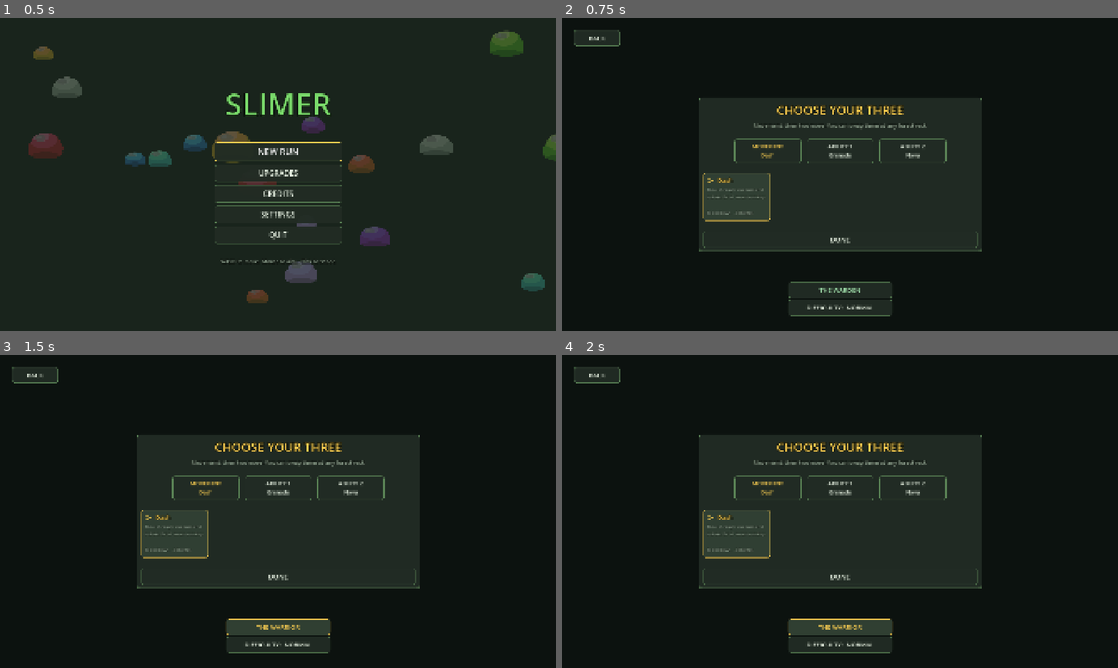
Above: before the commit, frames 1-4 (two rows, left to right).
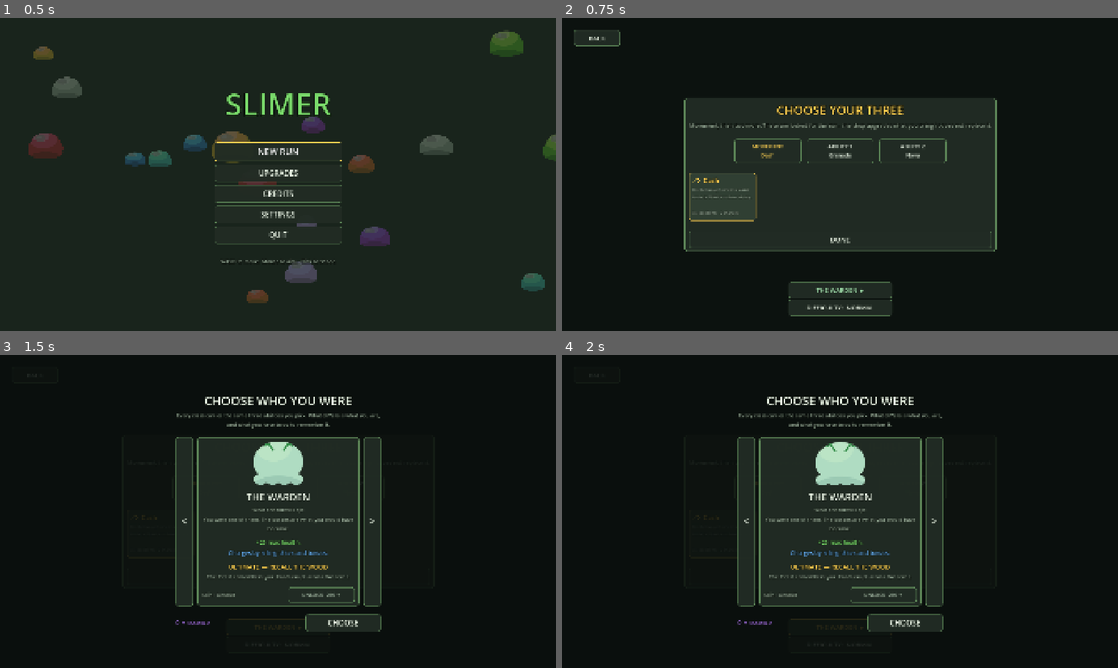
Above: after the commit, the same moments.

Repository: Kooktyplays/slimer
Game: Godot game, scene res://main.tscn
Same seed, same stepped clock (60 frames per second), same inputs: the game is played once before the commit and once after it.
Inputs (mouse positions are in pixels of both pictures, inside the frame that each line leads up to):
- Up to frame 1 (0.5 s): no input
- Up to frame 2 (0.75 s): click "NEW RUN" at 0.5 s
- Up to frame 3 (1.5 s): click (278, 627) at 1.25 s, where only the run after the commit has a clickable "THE WARDEN ▸"
- Up to frame 4 (2 s): no input

Frame 1 is identical in both runs. In frame 2, 1.7% of the frame differs, in the area x 21-79%, y 25-88%; in frame 3, 9.3%, in the area x 2-76%, y 3-96%; in frame 4, 9.3%.

Commit message:
Add a class select screen and unlockable skins
Choosing a character was a button whose label changed when you pressed it,
which was always a placeholder. Five characters with distinct passives, charge
conditions and ultimates cannot be compared that way, and the class is the
biggest decision in a run. It gets a screen: the sprite at size with its idle
bob, the name and title, the passive, what charges the ultimate and what the
ultimate does, with the card sliding in on every change rather than only on
open - switching is when you are comparing, so that is the moment worth
punctuating.

Skins are two cosmetic variants per class, bought with Essence. They exist
because the meta economy runs out of things to sell: once the abilities and
passives are unlocked there is nothing left to want, and cosmetics extend that
without adding power. They cost almost nothing to make here because the art is
generated, so a skin is a tint and a re-drawn mark rather than a drawing - the
mark itself is now a shared helper, so a skin cannot drift into being a
different character.

The loadout screen also stopped claiming you can swap abilities at a forest
rest, which has not been true since the previous commit.

Two testing gaps closed, both found the hard way. check.sh now loads the test
harness with a hand-rolled timeout, because macOS has no `timeout` - and it
caught a duplicate _process the first time it ran. But check.sh only loads the
tests entry point, so a parse error in the visual pass or the perf test was
still invisible; the suite now compiles all four harness scripts itself. That
needed ResourceLoader with CACHE_MODE_IGNORE and a method-count check, because
load() cheerfully returns a non-null GDScript for a script that failed to
compile - a null check there proves nothing, and the first version of this
guard could not fail.

The class screen is verified by opening it through the loadout screen's own
button in the visual pass, not by parenting a panel somewhere convenient. A
screen that only renders when the test hangs it off the right node is not a
screen a player can reach - which is exactly what the first attempt did, and
the screenshot showed the loadout screen underneath it.

3746 assertions, 22-wave Dash-free sim, perf p95 6.94 ms.

Co-Authored-By: Claude Opus 5 <noreply@anthropic.com>

Diff:
--- a/game/actors/player.gd
+++ b/game/actors/player.gd
@@ -91,7 +91,8 @@
 	# Who you were before you died. Falls back to the scene's own texture if
 	# there is no run, so the player still draws in the editor and in tests.
 	if Game.run != null:
-		var path := ClassesDB.sprite_path(Game.run.class_id)
+		var path := ClassesDB.sprite_path(Game.run.class_id,
+			Save.skin_of(Game.run.class_id))
 		if ResourceLoader.exists(path):
 			_body.texture = load(path)
 	_shadow.modulate = Color(0, 0, 0, 0.28)
--- a/game/autoload/save_data.gd
+++ b/game/autoload/save_data.gd
@@ -40,6 +40,10 @@
 ## Last character picked. Sanitised on load, so a save from before classes
 ## existed comes back as the default rather than an empty string.
 var character: String = "warden"
+## Cosmetic skins bought with Essence: "class:skin" ids.
+var skins_unlocked: Array[String] = []
+## Which skin each class is wearing. Absent means the default.
+var skin_for_class: Dictionary = {}
 var seen_hints: Array[String] = []
 var stats := {
 	"runs": 0,
@@ -102,6 +106,8 @@
 		"loadout": loadout,
 		"character": character,
 		"refunded_removed_ability": refunded_removed_ability,
+		"skins_unlocked": skins_unlocked,
+		"skin_for_class": skin_for_class,
 		"seen_hints": seen_hints,
 		"stats": stats,
 		"settings": settings,
@@ -113,6 +119,14 @@
 func from_dict(d: Dictionary) -> void:
 	essence = int(d.get("essence", 0))
 	character = ClassesDB.sanitise(String(d.get("character", "")))
+	skins_unlocked = _to_string_array(d.get("skins_unlocked", []))
+	# Sanitised per class, so a save naming a skin that was renamed or removed
+	# comes back wearing the default rather than a texture that cannot load.
+	skin_for_class = {}
+	var raw_skins: Dictionary = d.get("skin_for_class", {})
+	for cls: String in raw_skins:
+		if ClassesDB.is_valid(cls):
+			skin_for_class[cls] = ClassesDB.sanitise_skin(cls, str(raw_skins[cls]))
 
 	unlocks = _to_string_array(d.get("unlocks", []))
 
@@ -158,6 +172,38 @@
 		if d.get("settings", {}).has(k):
 			var v: Variant = d["settings"][k]
 			settings[k] = bool(v) if settings[k] is bool else float(v)
+
+
+## The skin a class is wearing, or the default.
+func skin_of(class_id: String) -> String:
+	return ClassesDB.sanitise_skin(class_id,
+		str(skin_for_class.get(class_id, ClassesDB.SKIN_DEFAULT)))
+
+
+static func skin_key(class_id: String, skin: String) -> String:
+	return "%s:%s" % [class_id, skin]
+
+
+func has_skin(class_id: String, skin: String) -> bool:
+	return skin == ClassesDB.SKIN_DEFAULT \
+		or skins_unlocked.has(skin_key(class_id, skin))
+
+
+## Buy a skin. Returns false if it is already owned or unaffordable, so the
+## caller cannot spend twice for the same thing.
+func buy_skin(class_id: String, skin: String) -> bool:
+	if has_skin(class_id, skin):
+		return false
+	var def: Dictionary = ClassesDB.skins_for(class_id).get(skin, {})
+	if def.is_empty():
+		return false
+	var cost := int(def["cost"])
+	if essence < cost:
+		return false
+	essence -= cost
+	skins_unlocked.append(skin_key(class_id, skin))
+	save_game()
+	return true
 
 
 func load_game() -> bool:
--- a/game/data/classes_db.gd
+++ b/game/data/classes_db.gd
@@ -144,5 +144,69 @@
 	return String(get_def(id)["ultimate"])
 
 
-static func sprite_path(id: String) -> String:
-	return "res://assets/sprites/gen/player_%s.png" % sanitise(id)
+## Cosmetic variants. Two per class beyond the default.
+##
+## Skins exist because the Essence economy runs out of things to sell: once the
+## abilities and passives are unlocked there is nothing left to want. Cosmetics
+## extend that without adding power, which is the usual fix - and they cost
+## almost nothing here, because the art is generated, so a skin is a tint and a
+## mark rather than a drawing.
+const SKIN_DEFAULT := "default"
+
+const SKINS := {
+	WARDEN: {
+		"deeproot": {"name": "Deep Root", "cost": 260,
+			"desc": "What was left after the forest finished with you."},
+		"firstwatch": {"name": "First Watch", "cost": 380,
+			"desc": "From before the wardens had anything to guard against."},
+	},
+	WARRIOR: {
+		"ironclad": {"name": "Ironclad", "cost": 260,
+			"desc": "You did not go quietly, and it shows."},
+		"lastbreath": {"name": "Last Breath", "cost": 380,
+			"desc": "The version of you that was still standing at the end."},
+	},
+	VAMPIRE: {
+		"sated": {"name": "Sated", "cost": 260,
+			"desc": "You have fed. It suits you."},
+		"ashen": {"name": "Ashen", "cost": 380,
+			"desc": "Too long without. Something is going out."},
+	},
+	ENGINEER: {
+		"brassworks": {"name": "Brassworks", "cost": 260,
+			"desc": "The good tools, the ones you kept for yourself."},
+		"scrapheap": {"name": "Scrapheap", "cost": 380,
+			"desc": "Everything since has been made of what was to hand."},
+	},
+	HERBALIST: {
+		"bloomtide": {"name": "Bloomtide", "cost": 260,
+			"desc": "The forest still recognises you, some days."},
+		"nightshade": {"name": "Nightshade", "cost": 380,
+			"desc": "You learned the other half of what grows here."},
+	},
+}
+
+
+static func skins_for(class_id: String) -> Dictionary:
+	return SKINS.get(sanitise(class_id), {})
+
+
+static func skin_name(class_id: String, skin: String) -> String:
+	if skin == SKIN_DEFAULT:
+		return "Default"
+	var d: Dictionary = skins_for(class_id).get(skin, {})
+	return String(d.get("name", "Default"))
+
+
+## An unknown skin falls back to the default rather than erroring, so a save
+## naming a skin that was later renamed still loads.
+static func sanitise_skin(class_id: String, skin: String) -> String:
+	return skin if skins_for(class_id).has(skin) else SKIN_DEFAULT
+
+
+static func sprite_path(id: String, skin: String = SKIN_DEFAULT) -> String:
+	var cls := sanitise(id)
+	var s := sanitise_skin(cls, skin)
+	if s == SKIN_DEFAULT:
+		return "res://assets/sprites/gen/player_%s.png" % cls
+	return "res://assets/sprites/gen/player_%s_%s.png" % [cls, s]
--- a/game/tests/run_tests.gd
+++ b/game/tests/run_tests.gd
@@ -22,6 +22,7 @@
 	_test_enemy_unlocks()
 	_test_elites()
 	_test_adaptation_pair()
+	_test_harness_scripts()
 	_test_animation()
 	_test_thief_and_mimic()
 	_test_boss_phases()
@@ -296,9 +297,24 @@
 		_check(rs.lifesteal <= 0.35, "%s pushed lifesteal past its cap" % id)
 		_check(rs.ability_cdr <= 0.60, "%s pushed cooldown reduction past its cap" % id)
 
-		# every class needs a face
+		# every class needs a face, and so does every skin
 		_check(ResourceLoader.exists(ClassesDB.sprite_path(id)),
 			"class %s has no sprite at %s" % [id, ClassesDB.sprite_path(id)])
+		for skin: String in ClassesDB.skins_for(id):
+			var sdef: Dictionary = ClassesDB.skins_for(id)[skin]
+			for key: String in ["name", "cost", "desc"]:
+				_check(sdef.has(key), "skin %s/%s has no '%s'" % [id, skin, key])
+			_check(int(sdef["cost"]) > 0, "skin %s/%s is free" % [id, skin])
+			var spath := ClassesDB.sprite_path(id, skin)
+			_check(ResourceLoader.exists(spath),
+				"skin %s/%s has no sprite at %s" % [id, skin, spath])
+			# ...and it must not silently be the default's sprite
+			_check(spath != ClassesDB.sprite_path(id),
+				"skin %s/%s resolves to the default sprite" % [id, skin])
+
+		# an unknown skin falls back rather than erroring
+		_check(ClassesDB.sanitise_skin(id, "nonesuch") == ClassesDB.SKIN_DEFAULT,
+			"an unknown skin for %s did not fall back" % id)
 
 	# --- charge is bounded, and cannot be spent twice ----------------------
 	var rs2 := RunState.create(1, [], ["dash", "grenade", "nova"], false,
@@ -334,6 +350,30 @@
 					"shop upgrade '%s' has no '%s' - the shop reads it" % [id, key])
 			_check(UpgradesDB.price(id, 0) > 0, "upgrade '%s' is free" % id)
 			_check(float(def["weight"]) > 0.0, "upgrade '%s' can never be rolled" % id)
+
+	# --- buying a skin ------------------------------------------------------
+	var saved_essence := Save.essence
+	var saved_unlocked := Save.skins_unlocked.duplicate()
+	var cls := ClassesDB.WARDEN
+	var skin: String = ClassesDB.skins_for(cls).keys()[0]
+	var price := int(ClassesDB.skins_for(cls)[skin]["cost"])
+
+	Save.skins_unlocked = []
+	Save.essence = price - 1
+	_check(not Save.buy_skin(cls, skin), "a skin was bought without enough essence")
+	_check(Save.essence == price - 1, "a failed skin purchase still charged")
+
+	Save.essence = price + 10
+	_check(Save.buy_skin(cls, skin), "an affordable skin could not be bought")
+	_check(Save.essence == 10, "buying a skin charged the wrong amount")
+	_check(Save.has_skin(cls, skin), "a bought skin is not owned")
+	_check(not Save.buy_skin(cls, skin), "the same skin was bought twice")
+	_check(Save.essence == 10, "re-buying an owned skin charged again")
+	_check(Save.has_skin(cls, ClassesDB.SKIN_DEFAULT),
+		"the default skin has to be owned by everyone")
+
+	Save.essence = saved_essence
+	Save.skins_unlocked = saved_unlocked
 
 	# every class upgrade must be reachable by exactly the class it is for
 	for id: String in UpgradesDB.CLASS_LOCKED:
@@ -659,6 +699,27 @@
 		out[m.get_string("name")] = true
 	_check(out.size() >= 14, "found only %d boss attacks in the dispatch" % out.size())
 	return out
+
+
+## Every other test script has to compile.
+##
+## check.sh runs THIS harness, so a parse error here is caught - but the visual
+## pass and the perf test are separate entry points it never loads, and a bad
+## type inference in one of those is invisible until someone runs it by hand
+## with a window open. Loading them from inside the suite closes that: it costs
+## one assertion and it has already caught two.
+func _test_harness_scripts() -> void:
+	for path: String in ["res://tests/visual_pass.gd", "res://tests/perf_test.gd",
+			"res://tests/sim_harness.gd", "res://tests/test_forest.gd"]:
+		# load() returns a non-null GDScript even when compilation failed, so
+		# a null check proves nothing. A script that did not compile has no
+		# methods and cannot be instantiated - that is the discriminator.
+		var script: Variant = ResourceLoader.load(path, "",
+			ResourceLoader.CACHE_MODE_IGNORE)
+		var gd := script as GDScript
+		_check(gd != null and gd.get_script_method_list().size() > 0,
+			"%s does not compile - it is never loaded by check.sh, so nothing "
+				% path + "else would have told you")
 
 
 ## Frame animation, and the one mistake that would break every hurtbox.
--- a/game/tests/visual_pass.gd
+++ b/game/tests/visual_pass.gd
@@ -35,6 +35,26 @@
 	Game.go_to_loadout()
 	await _settle(0.5)
 	await _shot("loadout")
+
+	# --- 2b. the class select screen ---------------------------------------
+	#
+	# Opened through the loadout screen's own button rather than by parenting a
+	# panel somewhere convenient - a screen that only renders when the test
+	# hangs it off the right node is not a screen the player can reach.
+	var loadout := _find_script_node("res://ui/loadout_screen.gd")
+	_expect(loadout != null, "could not find the loadout screen to open classes from")
+	if loadout != null:
+		loadout.call("_open_class_select")
+		await _settle(0.7)
+		var picker: Node = loadout.get("_class_panel")
+		_expect(picker != null, "the class screen did not open")
+		await _shot("class_select")
+		if picker != null:
+			picker.call("_step", 1)
+			await _settle(0.5)
+			await _shot("class_select_next")
+			picker.call("_confirm")
+		await _settle(0.4)
 
 	# --- 3. meta / permanent upgrades --------------------------------------
 	Save.essence = 900
@@ -505,6 +525,19 @@
 		for f: String in _failures:
 			print("  " + f)
 		get_tree().quit(1)
+
+
+## Find a live node whose script is `path`, anywhere in the tree.
+func _find_script_node(path: String) -> Node:
+	var stack: Array[Node] = [get_tree().root]
+	while not stack.is_empty():
+		var n: Node = stack.pop_back()
+		var sc: Variant = n.get_script()
+		if sc != null and String(sc.resource_path) == path:
+			return n
+		for c: Node in n.get_children():
+			stack.append(c)
+	return null
 
 
 func _run_node() -> Node:
--- /dev/null
+++ b/game/ui/class_select.gd
@@ -0,0 +1,249 @@
+extends Control
+## Choosing who you were.
+##
+## This replaces a cycling button on the loadout screen, which was a
+## placeholder: five characters with distinct passives, charge conditions and
+## ultimates cannot be chosen from a label that changes when you press it. A
+## class is the biggest decision in a run and it deserves the space to be read.
+##
+## The card animates on every change rather than only on open - the switch is
+## the moment worth punctuating, because that is when you are comparing.
+
+signal closed
+
+const CARD_SIZE := Vector2(560, 470)
+
+var _index := 0
+var _card: PanelContainer = null
+var _sprite: TextureRect = null
+var _name_label: Label = null
+var _title_label: Label = null
+var _passive_label: Label = null
+var _charge_label: Label = null
+var _ult_label: Label = null
+var _ult_desc: Label = null
+var _blurb: Label = null
+var _skin_button: Button = null
+var _skin_label: Label = null
+var _essence_label: Label = null
+var _bob := 0.0
+
+
+func _ready() -> void:
+	set_anchors_and_offsets_preset(Control.PRESET_FULL_RECT)
+	mouse_filter = Control.MOUSE_FILTER_STOP
+	_index = maxi(0, ClassesDB.ORDER.find(ClassesDB.sanitise(String(Save.character))))
+	_build()
+	_refresh(false)
+
+
+func _build() -> void:
+	add_child(UITheme.dim(0.88))
+
+	var center := CenterContainer.new()
+	center.set_anchors_and_offsets_preset(Control.PRESET_FULL_RECT)
+	add_child(center)
+
+	var col := VBoxContainer.new()
+	col.add_theme_constant_override("separation", 10)
+	center.add_child(col)
+
+	col.add_child(UITheme.title("CHOOSE WHO YOU WERE", 42, UITheme.TEXT))
+	var sub := UITheme.label(
+		"Every class carries the same three abilities you pick. What differs is "
+		+ "what you are, and what you have to do to remember it.",
+		18, UITheme.TEXT_DIM, 4)
+	sub.custom_minimum_size = Vector2(CARD_SIZE.x, 0)
+	sub.autowrap_mode = TextServer.AUTOWRAP_WORD_SMART
+	sub.horizontal_alignment = HORIZONTAL_ALIGNMENT_CENTER
+	col.add_child(sub)
+	col.add_child(UITheme.spacer(8))
+
+	# --- the card, flanked by arrows ---------------------------------------
+	var row := HBoxContainer.new()
+	row.add_theme_constant_override("separation", 14)
+	col.add_child(row)
+
+	var prev := UITheme.button("<", 34)
+	prev.custom_minimum_size = Vector2(60, CARD_SIZE.y)
+	prev.pressed.connect(func() -> void: _step(-1))
+	row.add_child(prev)
+
+	_card = UITheme.panel()
+	_card.custom_minimum_size = CARD_SIZE
+	row.add_child(_card)
+
+	var next := UITheme.button(">", 34)
+	next.custom_minimum_size = Vector2(60, CARD_SIZE.y)
+	next.pressed.connect(func() -> void: _step(1))
+	row.add_child(next)
+
+	var inner := VBoxContainer.new()
+	inner.add_theme_constant_override("separation", 6)
+	_card.add_child(inner)
+
+	_sprite = TextureRect.new()
+	_sprite.custom_minimum_size = Vector2(0, 150)
+	_sprite.expand_mode = TextureRect.EXPAND_IGNORE_SIZE
+	_sprite.stretch_mode = TextureRect.STRETCH_KEEP_ASPECT_CENTERED
+	inner.add_child(_sprite)
+	inner.add_child(UITheme.spacer(10))
+
+	_name_label = UITheme.label("", 34, UITheme.TEXT, 4)
+	_name_label.horizontal_alignment = HORIZONTAL_ALIGNMENT_CENTER
+	inner.add_child(_name_label)
+
+	_title_label = UITheme.label("", 18, UITheme.TEXT_DIM, 4)
+	_title_label.horizontal_alignment = HORIZONTAL_ALIGNMENT_CENTER
+	inner.add_child(_title_label)
+
+	_blurb = _wrapped(inner, 18, UITheme.TEXT_DIM)
+	inner.add_child(UITheme.spacer(6))
+	_passive_label = _wrapped(inner, 20, UITheme.GREEN)
+	_charge_label = _wrapped(inner, 20, UITheme.BLUE)
+	inner.add_child(UITheme.spacer(6))
+	_ult_label = _wrapped(inner, 22, UITheme.GOLD)
+	_ult_desc = _wrapped(inner, 18, UITheme.TEXT_DIM)
+
+	# --- skins --------------------------------------------------------------
+	inner.add_child(UITheme.spacer(8))
+	var skin_row := HBoxContainer.new()
+	skin_row.add_theme_constant_override("separation", 10)
+	inner.add_child(skin_row)
+
+	_skin_label = UITheme.label("", 18, UITheme.TEXT_DIM, 4)
+	_skin_label.size_flags_horizontal = Control.SIZE_EXPAND_FILL
+	skin_row.add_child(_skin_label)
+
+	_skin_button = UITheme.button("", 18)
+	_skin_button.custom_minimum_size = Vector2(230, 42)
+	_skin_button.pressed.connect(_cycle_skin)
+	skin_row.add_child(_skin_button)
+
+	# --- footer -------------------------------------------------------------
+	col.add_child(UITheme.spacer(8))
+	var footer := HBoxContainer.new()
+	footer.add_theme_constant_override("separation", 12)
+	col.add_child(footer)
+
+	_essence_label = UITheme.label("", 20, UITheme.PURPLE, 4)
+	_essence_label.size_flags_horizontal = Control.SIZE_EXPAND_FILL
+	footer.add_child(_essence_label)
+
+	var confirm := UITheme.button("CHOOSE", 26)
+	confirm.custom_minimum_size = Vector2(260, 52)
+	confirm.pressed.connect(_confirm)
+	footer.add_child(confirm)
+
+
+func _wrapped(parent: Node, size: int, colour: Color) -> Label:
+	var l := UITheme.label("", size, colour, 4)
+	l.custom_minimum_size = Vector2(CARD_SIZE.x - 40, 0)
+	l.autowrap_mode = TextServer.AUTOWRAP_WORD_SMART
+	l.horizontal_alignment = HORIZONTAL_ALIGNMENT_CENTER
+	parent.add_child(l)
+	return l
+
+
+func _current() -> String:
+	return ClassesDB.ORDER[posmod(_index, ClassesDB.ORDER.size())]
+
+
+func _step(by: int) -> void:
+	_index = posmod(_index + by, ClassesDB.ORDER.size())
+	Audio.play_ui("ui_click", -8.0)
+	_refresh(true)
+
+
+## Cycle through this class's skins: default, then each variant. An unowned one
+## is bought here if it can be afforded, and refused with a sound if not - the
+## price is on the button, so nothing is a surprise.
+func _cycle_skin() -> void:
+	var cls := _current()
+	var order: Array[String] = [ClassesDB.SKIN_DEFAULT]
+	order.append_array(ClassesDB.skins_for(cls).keys())
+	var at := order.find(Save.skin_of(cls))
+	var want: String = order[posmod(at + 1, order.size())]
+
+	if not Save.has_skin(cls, want):
+		if not Save.buy_skin(cls, want):
+			Audio.play_ui("ui_deny", -8.0)
+			_refresh(false)
+			return
+		Audio.play_ui("unlock", -6.0)
+	else:
+		Audio.play_ui("ui_click", -10.0)
+	Save.skin_for_class[cls] = want
+	Save.save_game()
+	_refresh(true)
+
+
+func _confirm() -> void:
+	Save.character = _current()
+	Save.save_game()
+	Audio.play_ui("ui_confirm", -6.0)
+	closed.emit()
+
+
+func _refresh(animate: bool) -> void:
+	var cls := _current()
+	var def := ClassesDB.get_def(cls)
+	var tint: Color = def["tint"]
+
+	var path := ClassesDB.sprite_path(cls, Save.skin_of(cls))
+	_sprite.texture = load(path) if ResourceLoader.exists(path) else null
+	_name_label.text = String(def["name"]).to_upper()
+	_name_label.add_theme_color_override("font_color", tint)
+	_title_label.text = String(def["title"])
+	_blurb.text = String(def["blurb"])
+	_passive_label.text = String(def["passive_text"])
+	_charge_label.text = String(def["charge_text"])
+	_ult_label.text = "ULTIMATE — %s" % String(def["ultimate_name"]).to_upper()
+	_ult_desc.text = String(def["ultimate_text"])
+
+	# skin row
+	var skin := Save.skin_of(cls)
+	_skin_label.text = "Skin:  %s" % ClassesDB.skin_name(cls, skin)
+	var order: Array[String] = [ClassesDB.SKIN_DEFAULT]
+	order.append_array(ClassesDB.skins_for(cls).keys())
+	var nxt: String = order[posmod(order.find(skin) + 1, order.size())]
+	if Save.has_skin(cls, nxt):
+		_skin_button.text = "NEXT SKIN"
+		_skin_button.add_theme_color_override("font_color", UITheme.TEXT)
+	else:
+		var cost := int(ClassesDB.skins_for(cls)[nxt]["cost"])
+		_skin_button.text = "UNLOCK  %d ✦" % cost
+		_skin_button.add_theme_color_override("font_color",
+			UITheme.PURPLE if Save.essence >= cost else UITheme.TEXT_DIM)
+	_essence_label.text = "%d ✦ essence" % Save.essence
+
+	if animate:
+		# Slide-and-settle on every change, not only on open: switching is when
+		# you are comparing, so that is the moment worth punctuating.
+		_card.modulate.a = 0.0
+		_card.position.x = 26.0
+		var t := create_tween()
+		t.set_parallel(true)
+		t.tween_property(_card, "modulate:a", 1.0, 0.16)
+		t.tween_property(_card, "position:x", 0.0, 0.22) \
+			.set_trans(Tween.TRANS_BACK).set_ease(Tween.EASE_OUT)
+
+
+func _process(delta: float) -> void:
+	# The same idle bob the player has in the world, so the card shows the
+	# character rather than a portrait of one.
+	_bob += delta * 2.4
+	if _sprite != null:
+		_sprite.position.y = sin(_bob) * 5.0
+
+
+func _unhandled_input(event: InputEvent) -> void:
+	if event.is_action_pressed("ui_left") or event.is_action_pressed("move_left"):
+		_step(-1)
+		get_viewport().set_input_as_handled()
+	elif event.is_action_pressed("ui_right") or event.is_action_pressed("move_right"):
+		_step(1)
+		get_viewport().set_input_as_handled()
+	elif event.is_action_pressed("interact") or event.is_action_pressed("ui_accept"):
+		_confirm()
+		get_viewport().set_input_as_handled()
--- a/game/ui/loadout_screen.gd
+++ b/game/ui/loadout_screen.gd
@@ -17,7 +17,8 @@
 	_picker = preload("res://ui/ability_picker.gd").new()
 	add_child(_picker)
 	_picker.call("setup", "CHOOSE YOUR THREE",
-		"Movement, then two more. You can swap them at any forest rest.", false)
+		"Movement, then two more. These are locked for the run - the shop "
+		+ "upgrades what you bring, it does not replace it.", false)
 	_picker.connect("closed", _start)
 
 	_build_class_picker()
@@ -47,15 +48,28 @@
 	_class_button.set_anchors_and_offsets_preset(Control.PRESET_CENTER_BOTTOM)
 	_class_button.position = Vector2(-180, -170)
 	_class_button.size = Vector2(360, 52)
-	_class_button.pressed.connect(func() -> void:
-		var order := ClassesDB.ORDER
-		var i := order.find(ClassesDB.sanitise(String(Save.character)))
-		Save.character = order[(i + 1) % order.size()]
-		Save.save_game()
-		Audio.play_ui("ui_click", -8.0)
-		_refresh_class())
+	# Opens the real screen. Cycling through five characters on one button was
+	# always a placeholder - a class is the biggest decision in a run and
+	# cannot be read off a label that changes when you press it.
+	_class_button.pressed.connect(_open_class_select)
 	add_child(_class_button)
 	_refresh_class()
+
+
+var _class_panel: Control = null
+
+
+func _open_class_select() -> void:
+	if _class_panel != null:
+		return
+	Audio.play_ui("ui_click", -8.0)
+	_class_panel = preload("res://ui/class_select.gd").new()
+	add_child(_class_panel)
+	_class_panel.connect("closed", func() -> void:
+		if _class_panel != null:
+			_class_panel.queue_free()
+		_class_panel = null
+		_refresh_class())
 
 
 func _refresh_class() -> void:
@@ -65,6 +79,7 @@
 	var def := ClassesDB.get_def(id)
 	_class_button.text = String(def["name"]).to_upper()
 	_class_button.add_theme_color_override("font_color", def["tint"])
+	_class_button.text = "%s  \u25b8" % String(def["name"]).to_upper()
 	_class_button.tooltip_text = "%s\n\n%s\n%s\n\nULTIMATE - %s\n%s" % [
 		String(def["blurb"]),
 		String(def["passive_text"]),
Binary file added: game/assets/sprites/gen/player_engineer_brassworks.png
Not shown, added: game/assets/sprites/gen/player_engineer_brassworks.png.import
Binary file added: game/assets/sprites/gen/player_engineer_scrapheap.png
Not shown, added: game/assets/sprites/gen/player_engineer_scrapheap.png.import
Binary file added: game/assets/sprites/gen/player_herbalist_bloomtide.png
Not shown, added: game/assets/sprites/gen/player_herbalist_bloomtide.png.import
Binary file added: game/assets/sprites/gen/player_herbalist_nightshade.png
Not shown, added: game/assets/sprites/gen/player_herbalist_nightshade.png.import
Binary file added: game/assets/sprites/gen/player_vampire_ashen.png
Not shown, added: game/assets/sprites/gen/player_vampire_ashen.png.import
Binary file added: game/assets/sprites/gen/player_vampire_sated.png
Not shown, added: game/assets/sprites/gen/player_vampire_sated.png.import
(and 9 more such lines)
